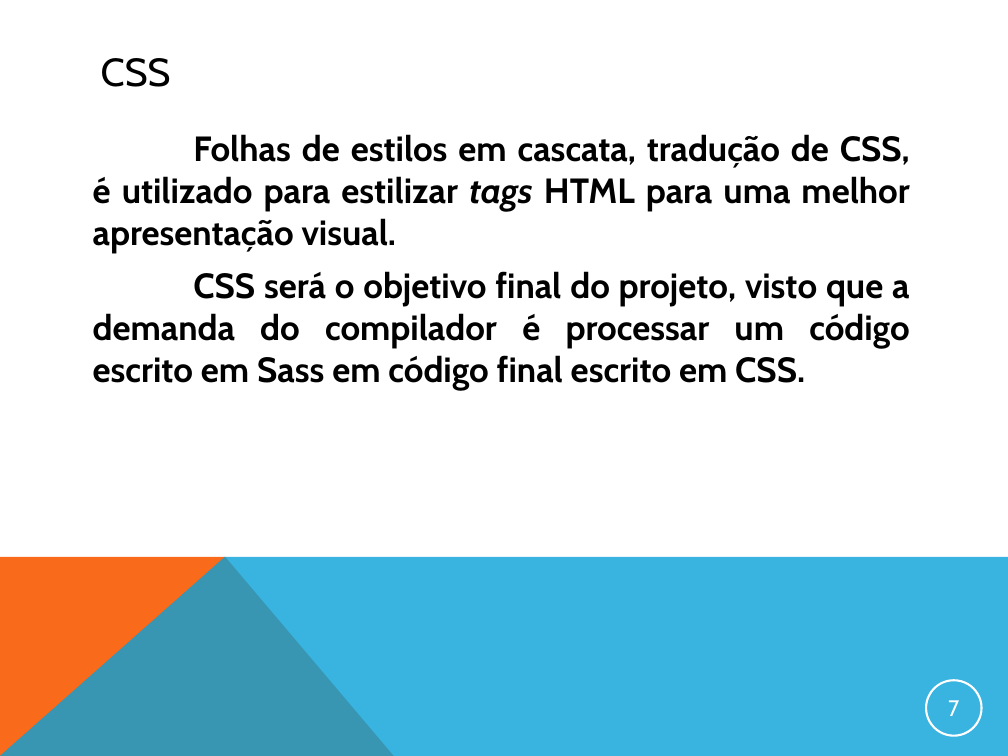
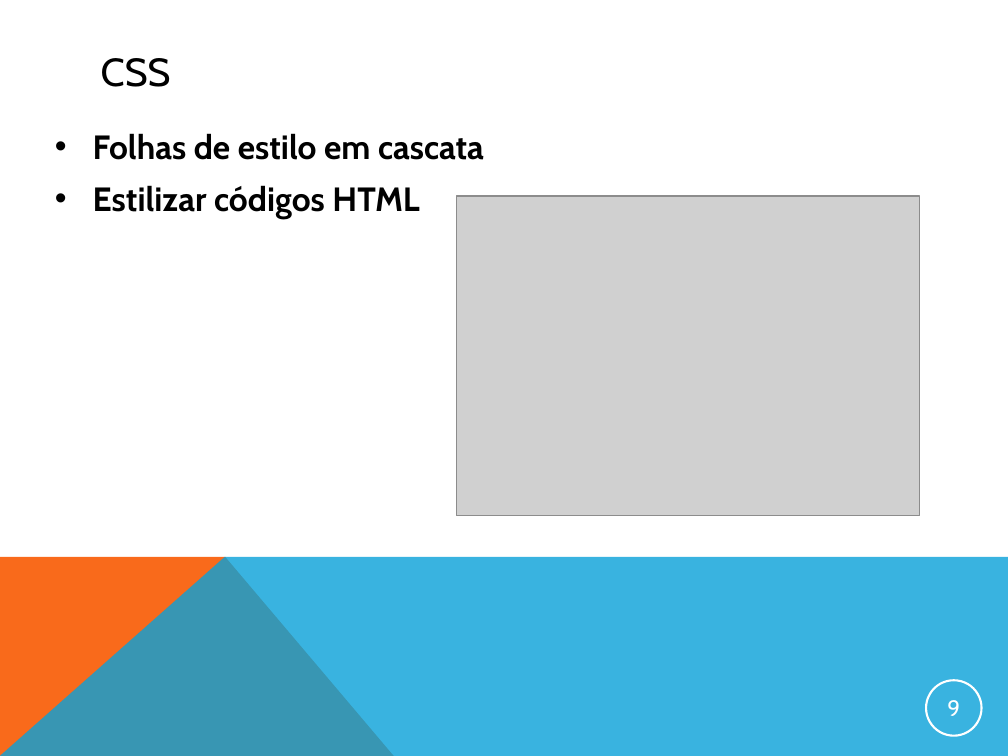
Before and after one commit to gcmorgado/sass4j, a slide deck: slide 9 of DOCUMENTACAO/apresentacao_final.ppt (slide 7 before the commit). Drawn at 1008x756 pixels with LibreOffice and Linux fonts; fonts in the diff are those of the drawing; grey boxes stand for pictures. Boxes give left, top, right and bottom in pixels: in the first picture for what was removed or moved away, otherwise in the second. Text is boxed around its words. In the diff, an @@ line names an element or a change of style, - is before the commit and + after.

```diff
--- a/DOCUMENTACAO/apresentacao_final.ppt
+++ b/DOCUMENTACAO/apresentacao_final.ppt
@@ text at <box>93,133,484,219</box>: text changed; size 25 to 24 pt @@
-Folhas de estilos em cascata, tradução de CSS, é utilizado para estilizar tags HTML para uma melhor apresentação visual.
-CSS será o objetivo final do projeto, visto que a demanda do compilador é processar um código escrito em Sass em código final escrito em CSS.
+• Folhas de estilo em cascata
+• Estilizar códigos HTML
@@ picture added at <box>457,196,920,515</box> @@
@@ page number at <box>947,700,960,716</box>: text changed @@
-7
+9
```
Also in this commit, not shown: 5 other slides changed, 36 slides added, 4 slides removed, 1 other file.
